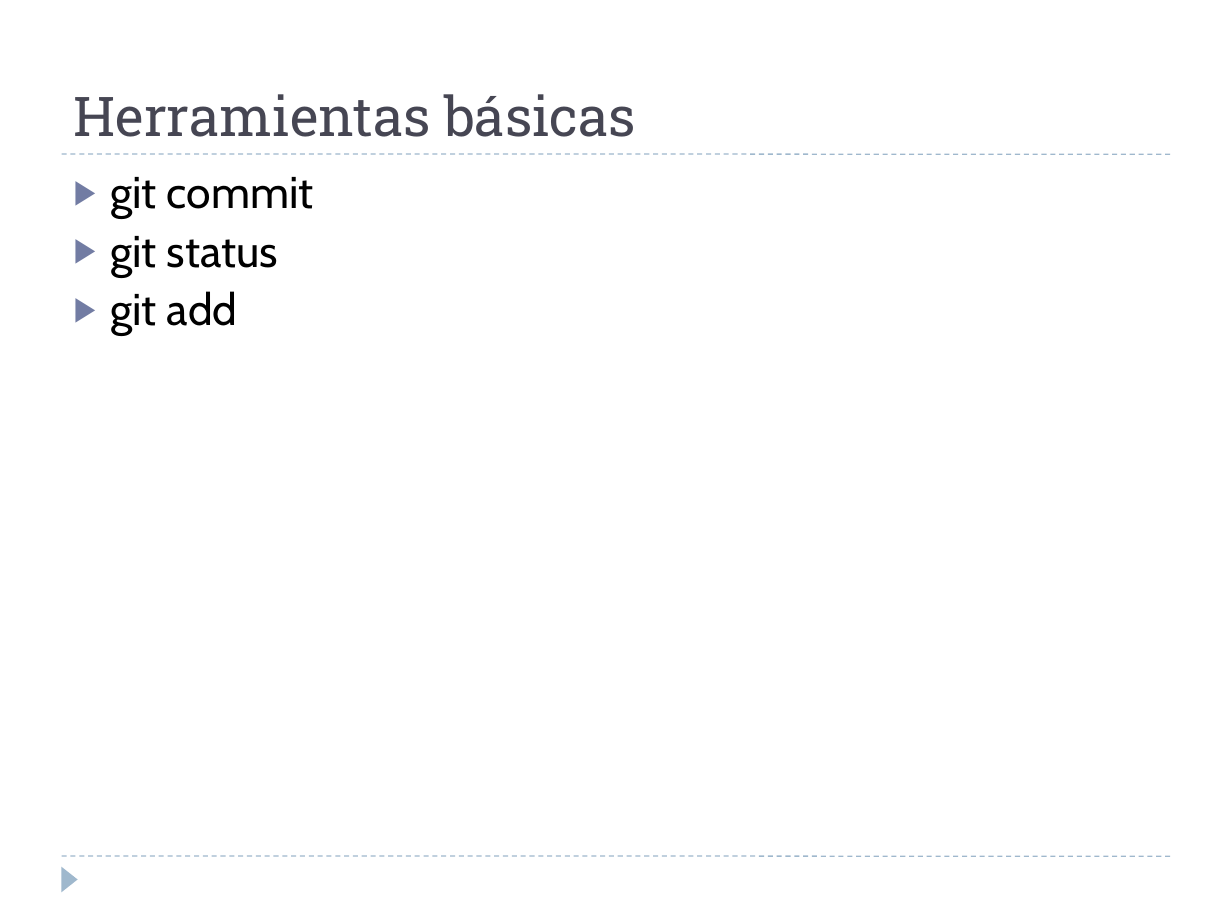
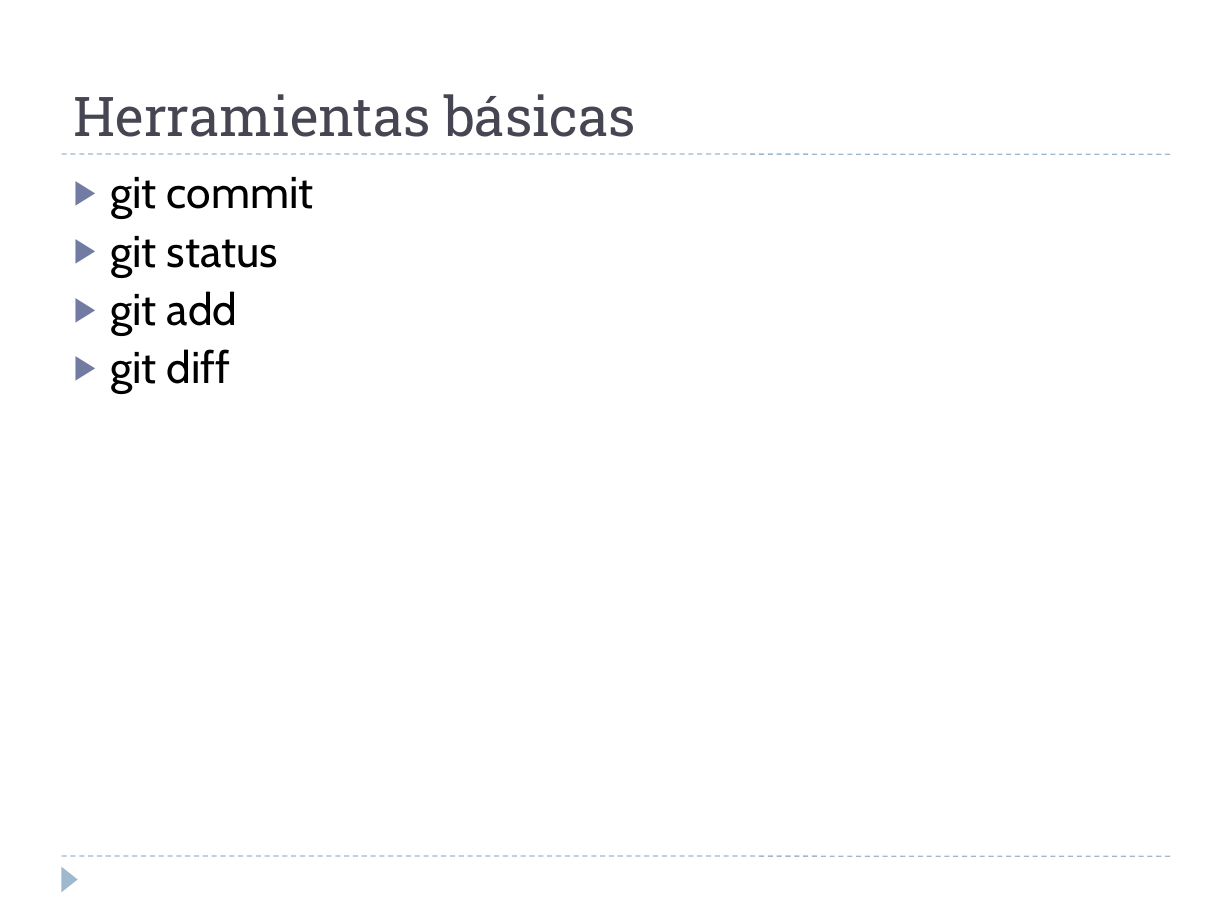
Before and after one commit to martina-if/curso_git, a slide deck: slide 21 of GIT.ppt. Drawn at 1232x924 pixels with LibreOffice and Linux fonts; fonts in the diff are those of the drawing. Boxes give left, top, right and bottom in pixels: in the first picture for what was removed or moved away, otherwise in the second. Text is boxed around its words. In the diff, an @@ line names an element or a change of style, - is before the commit and + after.

```diff
--- a/GIT.ppt
+++ b/GIT.ppt
@@ text at (110,349,231,394): paragraph added @@
+▶ git diff
```
Also in this commit, not shown: 7 other slides changed, 5 slides added, 2 slides removed.
